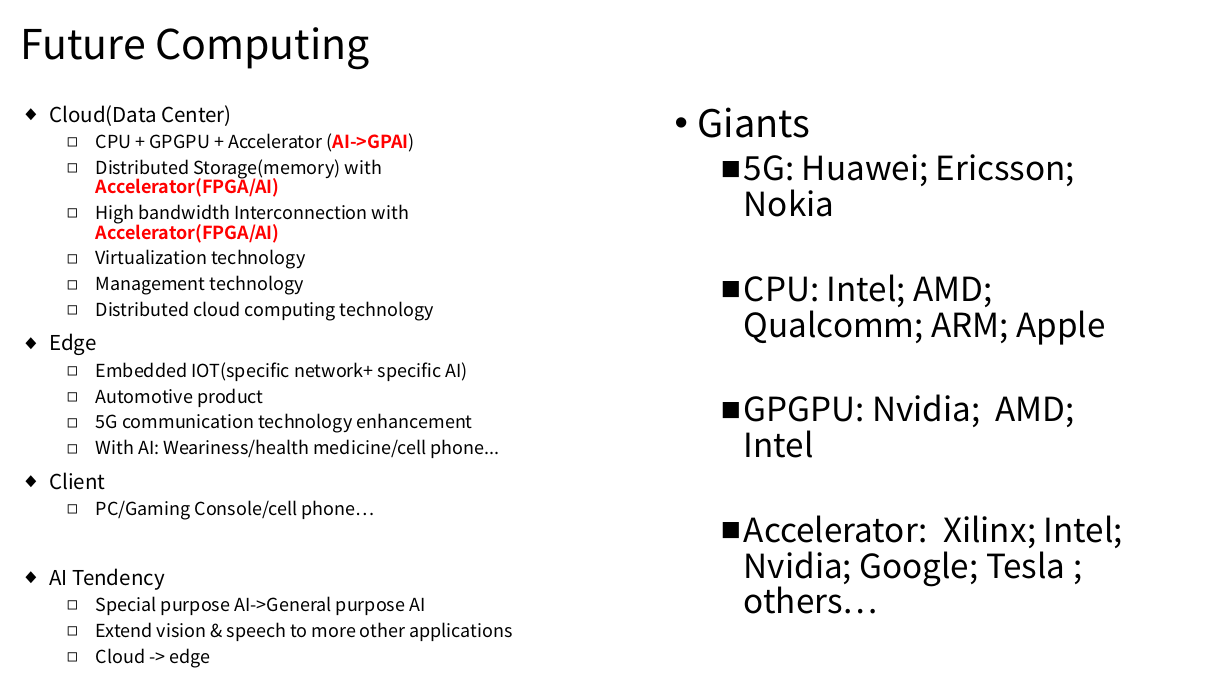
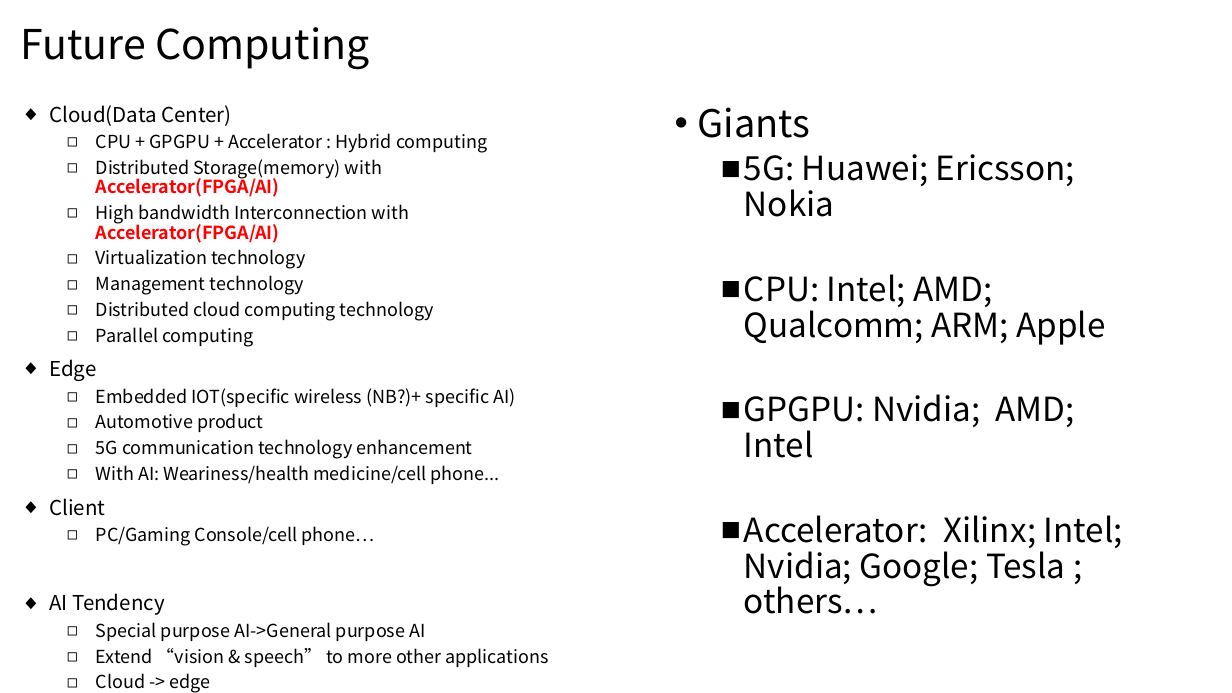
Before and after one commit to louishu302/cixtool, a slide deck: slide 1 of Future Computing.pptx. Drawn at 1232x693 pixels with LibreOffice and Linux fonts; fonts in the diff are those of the drawing. Boxes give left, top, right and bottom in pixels: in the first picture for what was removed or moved away, otherwise in the second. Text is boxed around its words. In the diff, an @@ line names an element or a change of style, - is before the commit and + after.

```diff
--- a/Future Computing.pptx
+++ b/Future Computing.pptx
@@ text at box(96, 133, 487, 153): text changed @@
-  ◻ CPU + GPGPU + Accelerator (AI->GPAI)
+  ◻ CPU + GPGPU + Accelerator : Hybrid computing
@@ text at box(96, 327, 253, 347): paragraph added @@
+  ◻ Parallel computing
@@ text at box(96, 388, 516, 407): text changed @@
-  ◻ Embedded IOT(specific network+ specific AI)
+  ◻ Embedded IOT(specific wireless (NB?)+ specific AI)
@@ text at box(96, 648, 548, 667): text changed @@
-  ◻ Extend vision & speech to more other applications
+  ◻ Extend “vision & speech” to more other applications
```
Also in this commit, not shown: 4 slides added, 1 other file.
